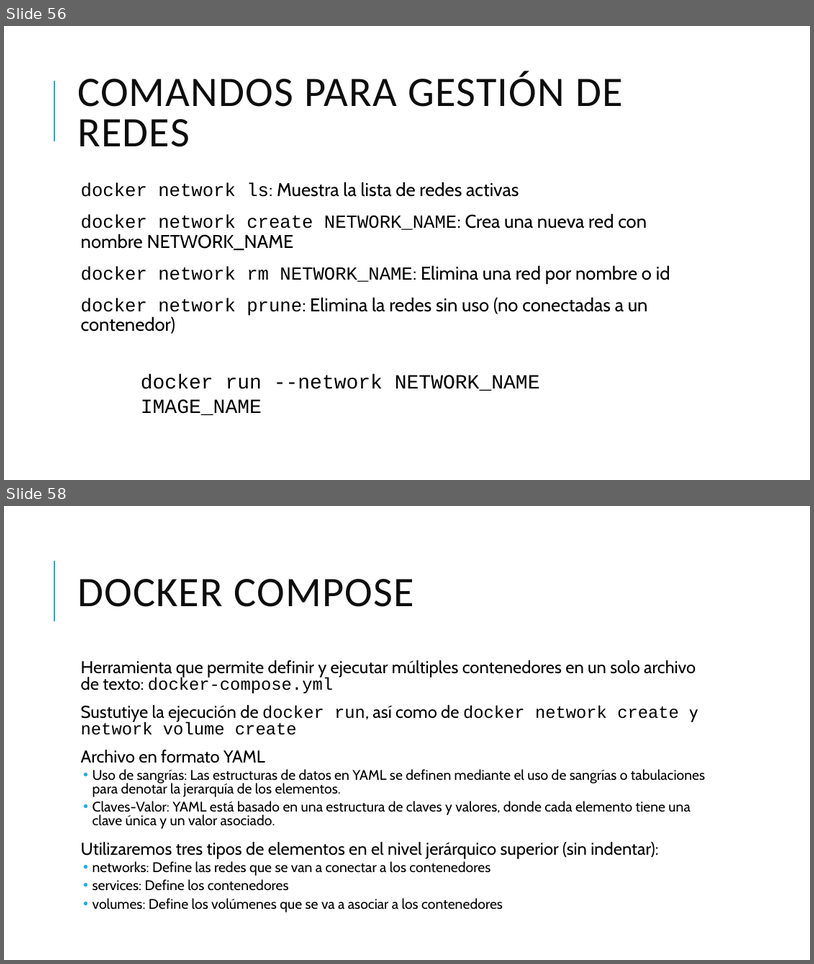
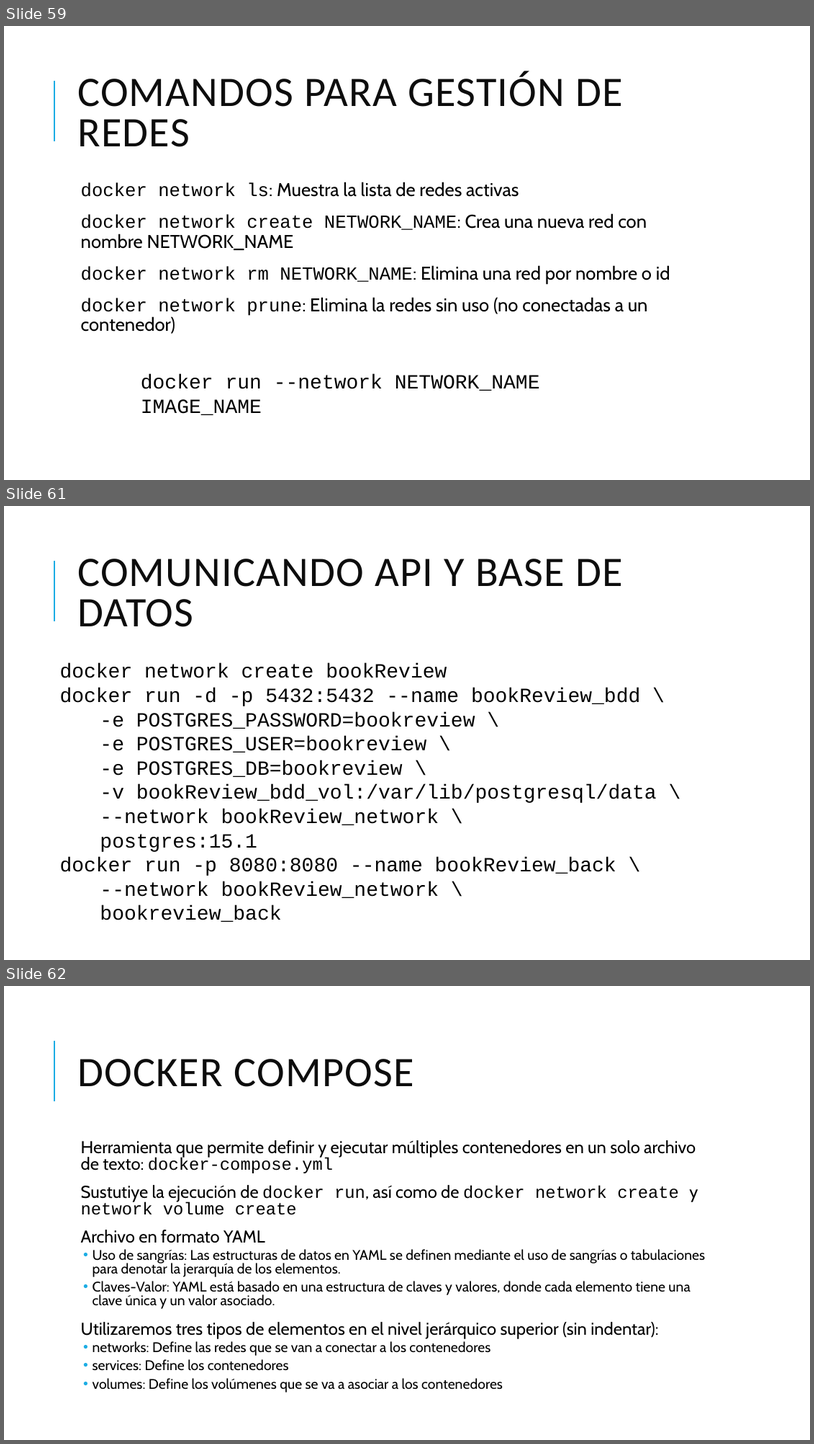
Before and after one commit to grupoinetel/curso-devops-ulpgc, a slide deck: ppt/curso-devops-ulpgc-docker.pptx. Shown one above the other, each under a label of ours: slides 56 and 58 before the commit, slides 59, 61 and 62 after it; the slides between them are not shown. The pictures are 814x964 and 814x1444 pixels, drawn with LibreOffice and Linux fonts; fonts in the diff are those of the drawing; background and template pictures are left out. Boxes give left, top, right and bottom in pixels: in the first picture for what was removed or moved away, otherwise in the second. Text is boxed around its words. In the diff, an @@ line names an element or a change of style, - is before the commit and + after.

```diff
--- a/ppt/curso-devops-ulpgc-docker.pptx
+++ b/ppt/curso-devops-ulpgc-docker.pptx
@@ slide 61 added at (4, 506, 810, 960), background #FFFFFF; not listed: 1 template element that a slide beside it also shows @@
@@ title added at (77, 559, 623, 627), 50 pt, text #0D0D0D @@
+COMUNICANDO API Y BASE DE DATOS
@@ text added at (60, 664, 657, 921), 24 pt, text #000000 @@
+docker network create bookReview
+docker run -d -p 5432:5432 --name bookReview_bdd \
+  -e POSTGRES_PASSWORD=bookreview \
+  -e POSTGRES_USER=bookreview \
+  -e POSTGRES_DB=bookreview \
+  -v bookReview_bdd_vol:/var/lib/postgresql/data \
+  --network bookReview_network \
+  postgres:15.1
+docker run -p 8080:8080 --name bookReview_back \
+  --network bookReview_network \
+  bookreview_back
@@ what was slide 56 is now slide 59 @@
@@ what was slide 58 is now slide 62 @@
```
Also in this commit, not shown: 2 slides changed, 3 other slides added.
